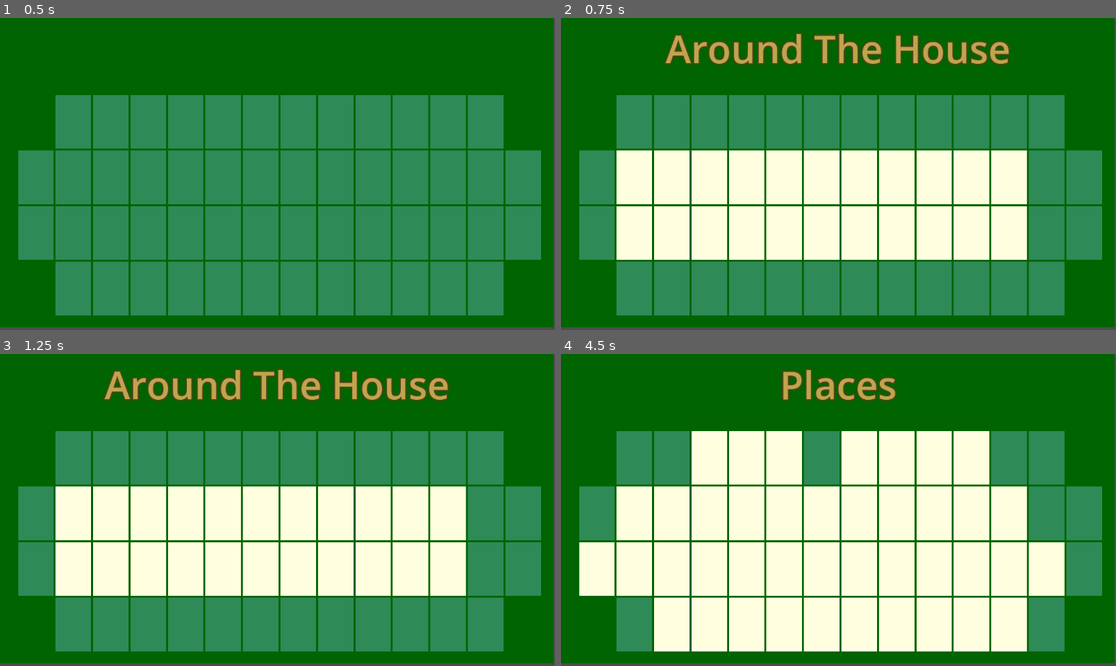
Above: before the commit, frames 1-4 (two rows, left to right).
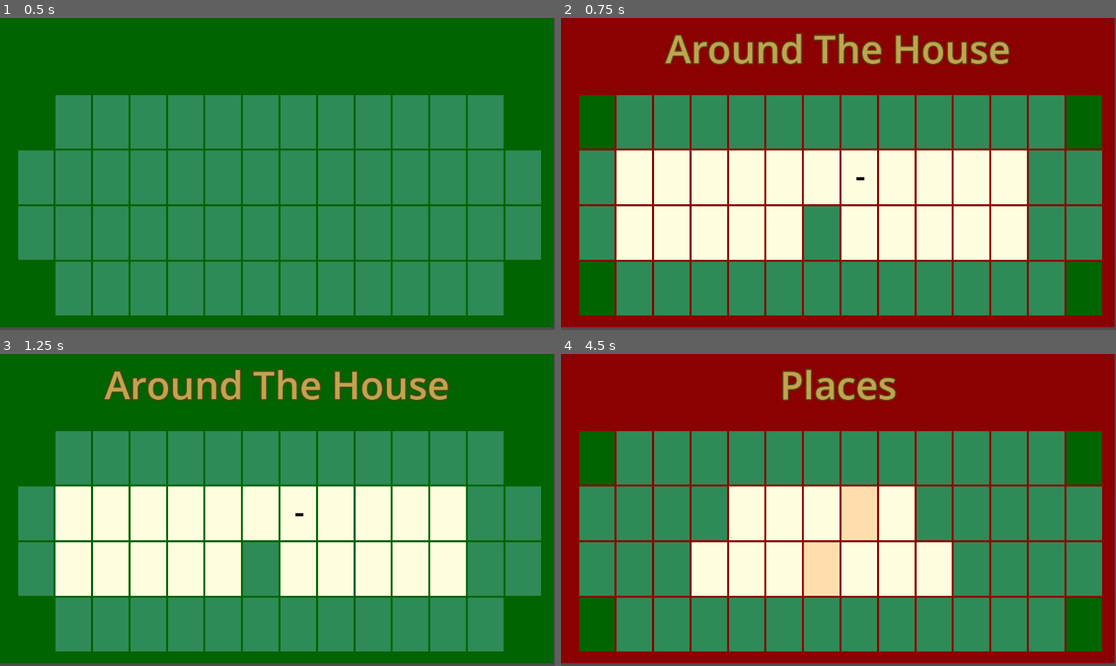
Above: after the commit, the same moments.

Repository: rsburke4/RoundThingOfRiches
Game: Godot game, scene res://Puzzle/puzzle.tscn
The game is run twice, just before and just after one commit, with the same random seed, the same clock (stepped at 60 frames per second) and the same inputs.
Inputs:
- Up to frame 1 (0.5 s): no input
- Up to frame 2 (0.75 s): tap Enter (enter_press) at 0.5, 0.6 s
- Up to frame 3 (1.25 s): no input
- Up to frame 4 (4.5 s): tap Enter (enter_press) every 0.75 s from 1.35 to 4.35 s

Frame 1 is identical in both runs. In frame 2, 36% of the frame differs, in the area x 0-100%, y 0-100%; in frame 3, 1.1%; in frame 4, 71%.

Commit message:
added logic for checking guesses and revealing when correct; added reset function for the puzzle board run before a new puzzle is created

Diff:
--- a/Puzzle.gd
+++ b/Puzzle.gd
@@ -1,7 +1,4 @@
 extends Node2D
-
-# globals - but does these make sense to be global?
-var new_puzzle
 
 # JSON parsing based off example in Godot documentation:
 # https://docs.godotengine.org/en/stable/classes/class_json.html
@@ -14,19 +11,23 @@
 
 # Called every frame. 'delta' is the elapsed time since the previous frame.
 func _process(delta):
+	var tiles_used = [[0,0],[0,0],[0,0],[0,0]]  # will hold the first and last tiles used for the puzzle
 	# as a test, create a new puzzle when the screen is clicked
 	# TODO - replace this with signals, as appropriate, during integration steps
 	if Input.is_action_just_pressed("enter_press"):
-		create_new_puzzle()
+		tiles_used = create_new_puzzle()
 
 	# TODO - add searching for letters
+	var guess = "A"   # replace with a keyboard event for testing
+	evaluate_guess(guess, tiles_used)
 
 func create_new_puzzle():
-	new_puzzle = get_puzzle("res://answers.json")
+	reset_puzzle()
+	var new_puzzle = get_puzzle("res://answers.json")
 	var category = get_node("Category")
 
 	category.text = new_puzzle.Category
-	setup_puzzle(new_puzzle)  # is this argument necessary? would this ever be called without the global?
+	return setup_puzzle(new_puzzle)
 
 func get_puzzle(filename):
 	var puzzle_dict = {"Category": "", "NumLines": 0, "Line1": "","Line2": "", "Line3": "","Line4": ""}
@@ -79,6 +80,8 @@
 	var line3 = get_node("PuzzleGrid/Line3Grid")
 	var line4 = get_node("PuzzleGrid/Line4Grid")
 
+	var loc = [ [0, 0], [0, 0], [0, 0], [0, 0]]
+
 	# for each line, need to find the first and last tiles to be used so that
 	# text is as close to centered as possible
 	for l in [line1, line2, line3, line4]:
@@ -101,9 +104,51 @@
 				start = floor(padding)
 				end = 14 - ceil(padding)  # this will pad more to the end if there's an odd number
 
+			loc[label[label.length()-1].to_int()-1] = [start, end]
+
 			var tiles = range(start,end)
 
 			for i in range(cur_line.length()):
 				if cur_line[i] != " ":
 					var tile = l.get_node("Tile"+str(tiles[i]))
 					tile.change_state(TileConst.STATE_HIDDEN, cur_line[i])
+
+					# show any punctuation that may be used
+					if cur_line[i] in ["-", "'"]:
+						tile.change_state(TileConst.STATE_HIGHLIGHT)
+						tile.change_state(TileConst.STATE_SHOW)
+	return loc
+
+func reset_puzzle():
+	# loop through all tiles and reset states
+	for l in range(1,5):
+		var grid = get_node("PuzzleGrid/Line" + str(l) + "Grid")  # get the line
+
+		for t in range(14):
+			var tile = grid.get_node("Tile" + str(t))  # get the tile
+			if (l == 1 or l ==4) and (t == 0 or t == 13):
+				tile.change_state(TileConst.STATE_BKGD)  # make sure to keep these background color
+			else:
+				tile.change_state(TileConst.STATE_EMPTY)  # this should reset color AND text
+
+func evaluate_guess(c, ind):
+	for l in range(1,5):  # for each line (1 to 4)...
+		if ind[l-1][1]-ind[l-1][0] > 0:  # if the line contains letters...
+			var grid = get_node("PuzzleGrid/Line" + str(l) + "Grid");  # get the line from the grid
+
+			for t in range(ind[l-1][0], ind[l-1][1]):  # check each tile with letters...
+				# note this works with range() bc ind[l][1] is 1+ last tile loc
+				var tile = grid.get_node("Tile" + str(t))  # get the tile from the line
+				var letter = tile.get_node("Letter").text
+				if c.to_upper() == letter.to_upper():
+					tile.letter_found()
+				else:
+					get_node("Background").color = Color.DARK_RED
+					$WrongGuessTimer.start()
+					# use timer to change background briefly as notification
+					# TODO - if this indication stays, also change the first and last tiles in rows 1 and 4
+
+
+func _on_wrong_guess_timer_timeout():
+	get_node("Background").color = TileConst.COLOR_TILE_BKGD # reset background color
+	# TODO - if this indication stays, also change the first and last tines in rows 1 and 4
--- a/Puzzle/puzzle.tscn
+++ b/Puzzle/puzzle.tscn
@@ -45,3 +45,8 @@
 [node name="Line4Grid" type="HBoxContainer" parent="PuzzleGrid"]
 layout_mode = 2
 size_flags_vertical = 3
+
+[node name="WrongGuessTimer" type="Timer" parent="."]
+wait_time = 0.5
+
+[connection signal="timeout" from="WrongGuessTimer" to="." method="_on_wrong_guess_timer_timeout"]
--- a/Puzzle/tile.gd
+++ b/Puzzle/tile.gd
@@ -12,20 +12,25 @@
 	pass
 
 func change_state(state, letter := "", bkgd := Color(1,1,1,1)):
-	State = state
+	# this state machine enforces some directionality to prevent tile states from changing
+	# inappropriately. this was found to be needed when resetting the puzzle board as
+	# random tiles sometimes "revealed" wrongly when checking a guess during testing,
+	# which stopped happening after the changes
 	if state == TileConst.STATE_EMPTY:
 		# format for an emtpy tile
 		color = TileConst.COLOR_TILE_EMPTY
+		get_node("Letter").text = letter
 		get_node("Letter").visible_characters = 0
-	elif state == TileConst.STATE_HIDDEN:
+	elif state == TileConst.STATE_HIDDEN && State == TileConst.STATE_EMPTY:
 		# format for a tile hiding a letter
 		color = TileConst.COLOR_TILE_LIT
 		get_node("Letter").text = letter
-	elif state == TileConst.STATE_HIGHLIGHT:
+		get_node("Letter").visible_characters = 0
+	elif state == TileConst.STATE_HIGHLIGHT && State == TileConst.STATE_HIDDEN:
 		# format for a tile about to display a letter
 		# note it is assumed the letter has already been set, so we only need to change the color
 		color = TileConst.COLOR_TILE_HILITE
-	elif state == TileConst.STATE_SHOW:
+	elif state == TileConst.STATE_SHOW && State == TileConst.STATE_HIGHLIGHT:
 		# format for a tile revealing a letter
 		# note it is assumed the letter has already been set
 		color = TileConst.COLOR_TILE_LIT
@@ -33,3 +38,17 @@
 	elif state == TileConst.STATE_BKGD:
 		# format to match the background color
 		color = TileConst.COLOR_TILE_BKGD
+
+	State = state
+
+func letter_found():
+	# if the letter is found, highlight the tile and start the timer
+	print("letter found")
+	change_state(TileConst.STATE_HIGHLIGHT)
+	$RevealTimer.start()
+
+
+func _on_reveal_timer_timeout():
+	# when the timer times out, reveal the letter
+	change_state(TileConst.STATE_SHOW)
+	#pass
--- a/Puzzle/tile.tscn
+++ b/Puzzle/tile.tscn
@@ -18,3 +18,7 @@
 theme_override_font_sizes/font_size = 65
 horizontal_alignment = 1
 vertical_alignment = 1
+
+[node name="RevealTimer" type="Timer" parent="."]
+
+[connection signal="timeout" from="RevealTimer" to="." method="_on_reveal_timer_timeout"]
--- a/Puzzle/tile_const.gd
+++ b/Puzzle/tile_const.gd
@@ -10,4 +10,4 @@
 var COLOR_TILE_BKGD = Color.DARK_GREEN
 var COLOR_TILE_EMPTY = Color.SEA_GREEN
 var COLOR_TILE_LIT = Color.LIGHT_YELLOW
-var COLOR_TILE_HILITE = Color.BEIGE
+var COLOR_TILE_HILITE = Color.NAVAJO_WHITE
